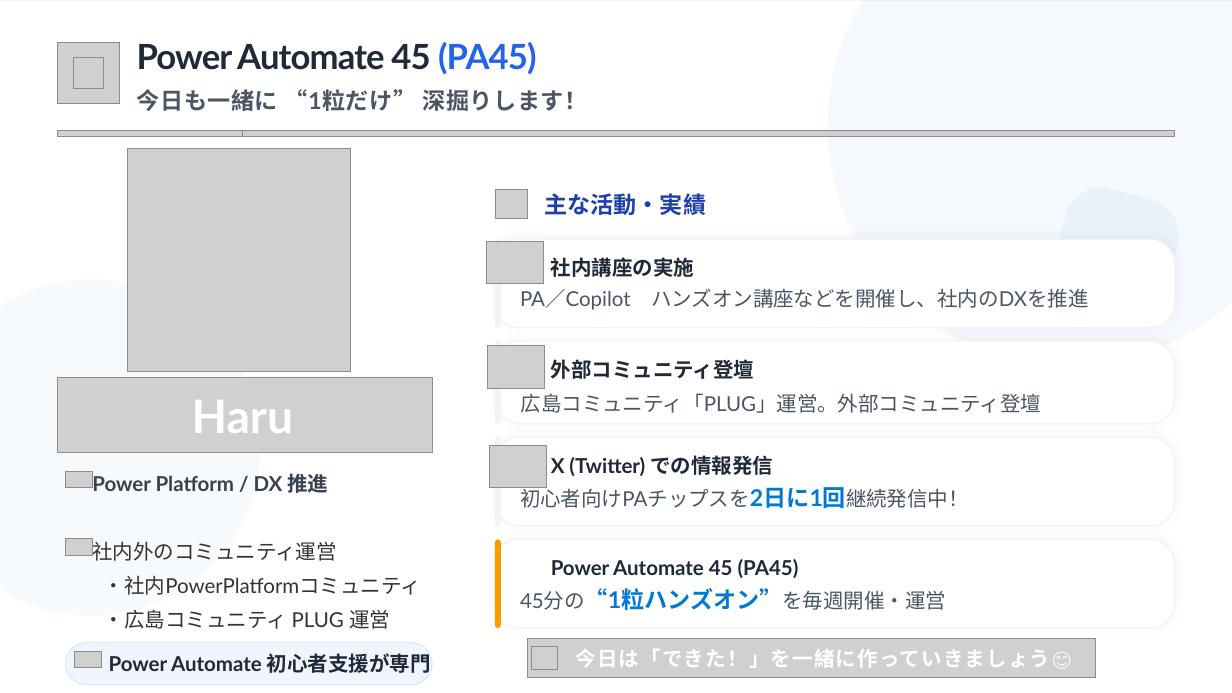
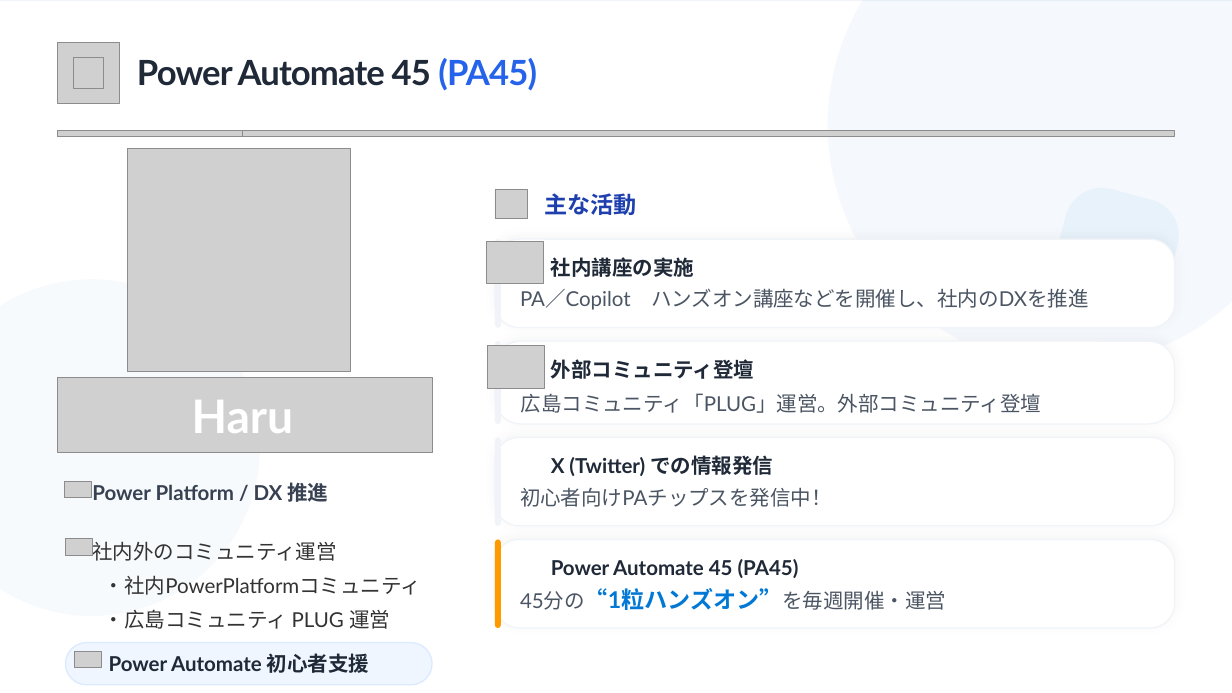
Before and after one commit to Haru-PowerPlatform/pa45, a slide deck: slide 2 of assets/pa45/LT001_Copilot_MeetingCostBot_20260428.pptx. Drawn at 1232x693 pixels with LibreOffice and Linux fonts; fonts in the diff are those of the drawing; grey boxes stand for pictures; background and template pictures are left out. Boxes give left, top, right and bottom in pixels: in the first picture for what was removed or moved away, otherwise in the second. Text is boxed around its words. In the diff, an @@ line names an element or a change of style, - is before the commit and + after.

```diff
--- a/assets/pa45/LT001_Copilot_MeetingCostBot_20260428.pptx
+++ b/assets/pa45/LT001_Copilot_MeetingCostBot_20260428.pptx
@@ text "Power Automate 45 (PA45)": place and size @@
-text "Power Automate 45 (PA45)" at box(137, 42, 537, 75)
+text "Power Automate 45 (PA45)" at box(137, 58, 537, 91)
@@ text removed at box(137, 89, 588, 111) @@
-今日も一緒に “1粒だけ” 深掘りします！
@@ text at box(544, 193, 636, 215): text changed @@
-主な活動・実績
+主な活動
@@ picture removed at box(490, 445, 546, 488) @@
@@ picture: place and size @@
-picture at box(66, 471, 92, 488)
+picture at box(65, 482, 91, 498)
@@ text "Power Platform / DX 推進": place and size @@
-text "Power Platform / DX 推進" at box(92, 473, 328, 493)
+text "Power Platform / DX 推進" at box(92, 482, 328, 502)
@@ text at box(520, 487, 832, 507): text changed @@
-初心者向けPAチップスを2日に1回継続発信中！
+初心者向けPAチップスを発信中！
@@ text at box(109, 653, 369, 673): text changed @@
-Power Automate 初心者支援が専門
+Power Automate 初心者支援
@@ picture removed at box(528, 639, 1095, 677) @@
@@ picture removed at box(531, 646, 557, 670) @@
@@ text removed at box(576, 649, 1072, 668) @@
-今日は「できた！」を一緒に作っていきましょう😊
```
Also in this commit, not shown: 7 other slides changed, 5 slides added, 1 slide removed, 2 other files.
